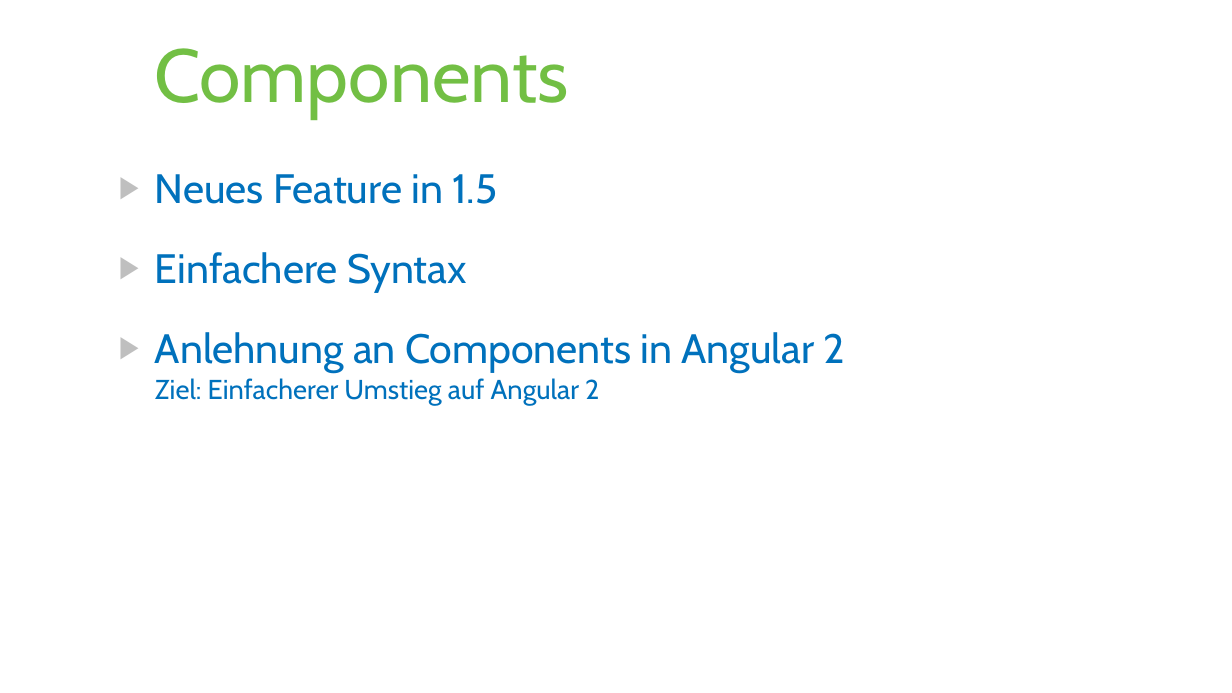
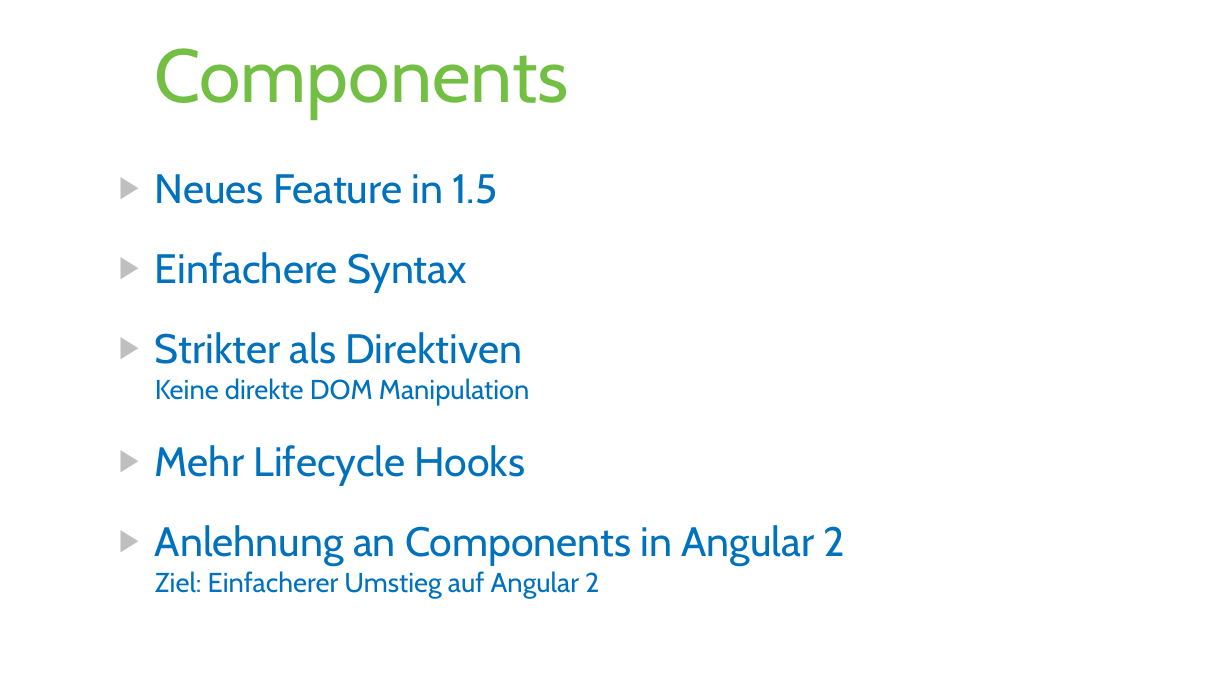
Before and after one commit to paumayr/angularjs-samples, a slide deck: slide 83 of slides/AngularJS.pptx. Drawn at 1232x693 pixels with LibreOffice and Linux fonts; fonts in the diff are those of the drawing. Boxes give left, top, right and bottom in pixels: in the first picture for what was removed or moved away, otherwise in the second. Text is boxed around its words. In the diff, an @@ line names an element or a change of style, - is before the commit and + after.

```diff
--- a/slides/AngularJS.pptx
+++ b/slides/AngularJS.pptx
@@ text at (155,332,529,486): paragraphs added @@
+▶ Strikter als Direktiven
+  Keine direkte DOM Manipulation
+▶ Mehr Lifecycle Hooks
```
Also in this commit, not shown: 1 slide added, 3 other files.
